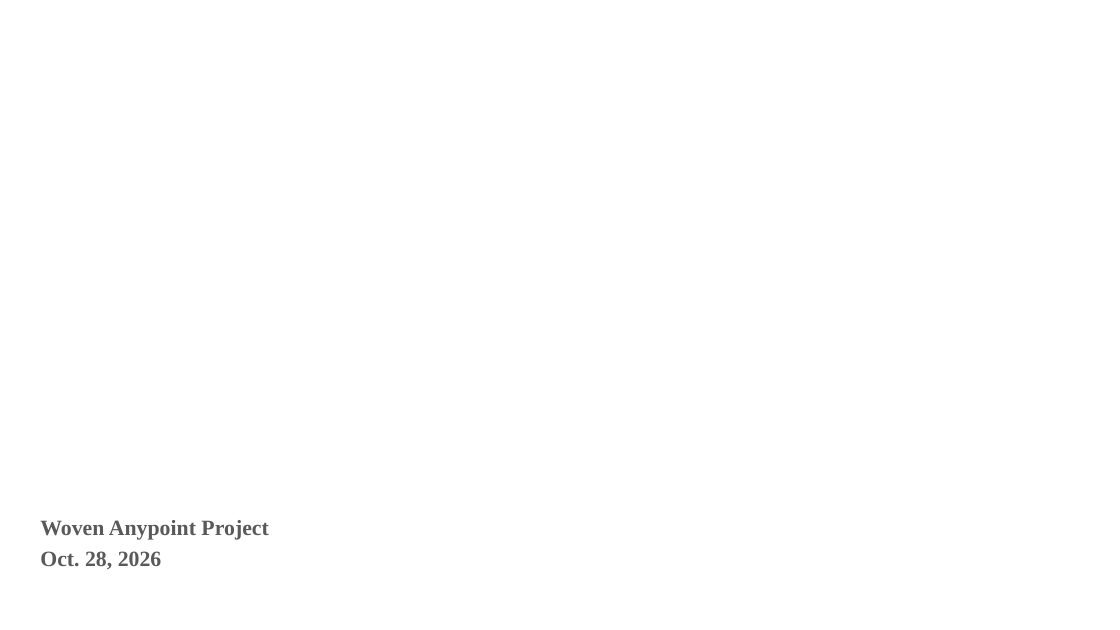
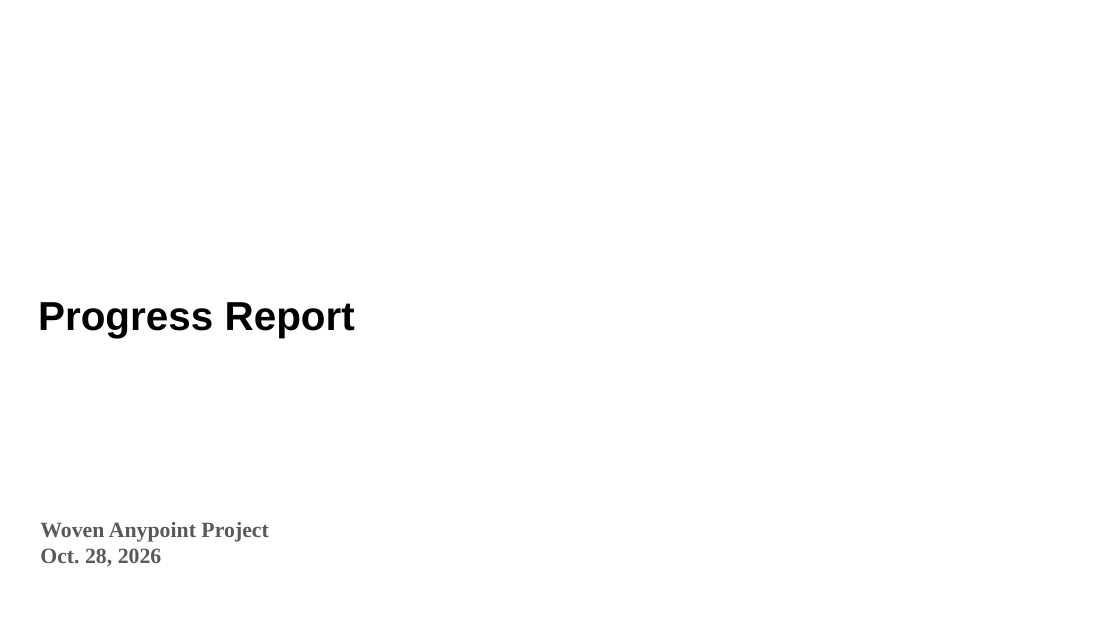
Before and after one commit to torridfish/dotfiles, a slide deck: slide 1 of agents/.agents/skills/research-slides/assets/research-slides-template.pptx. Drawn at 1120x630 pixels with LibreOffice and Linux fonts; fonts in the diff are those of the drawing; background and template pictures are left out. Boxes give left, top, right and bottom in pixels: in the first picture for what was removed or moved away, otherwise in the second. Text is boxed around its words. In the diff, an @@ line names an element or a change of style, - is before the commit and + after.

```diff
--- a/agents/.agents/skills/research-slides/assets/research-slides-template.pptx
+++ b/agents/.agents/skills/research-slides/assets/research-slides-template.pptx
@@ text added at (38, 302, 355, 338), 26 pt, text #000000, bold @@
+Progress Report
@@ text "Woven Anypoint Project" at (40, 522, 268, 566): less space between paragraphs @@
```
Also in this commit, not shown: 12 other slides changed, 1 slide added, 1 slide removed, 2 other files.
